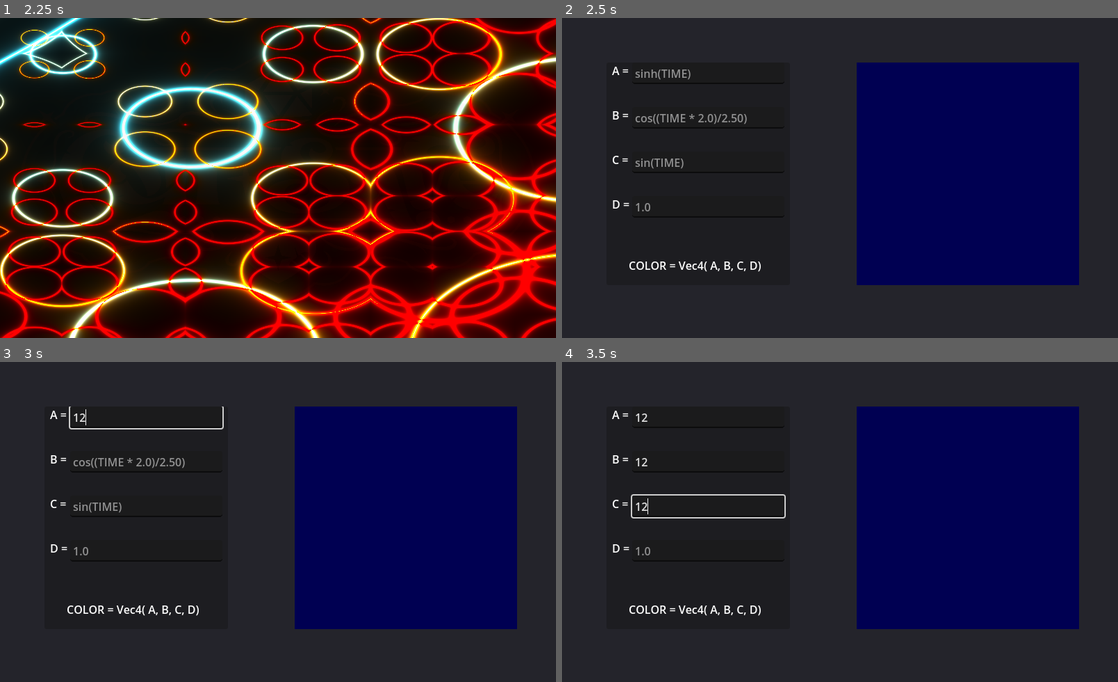
Above: before the commit, frames 1-4 (two rows, left to right).
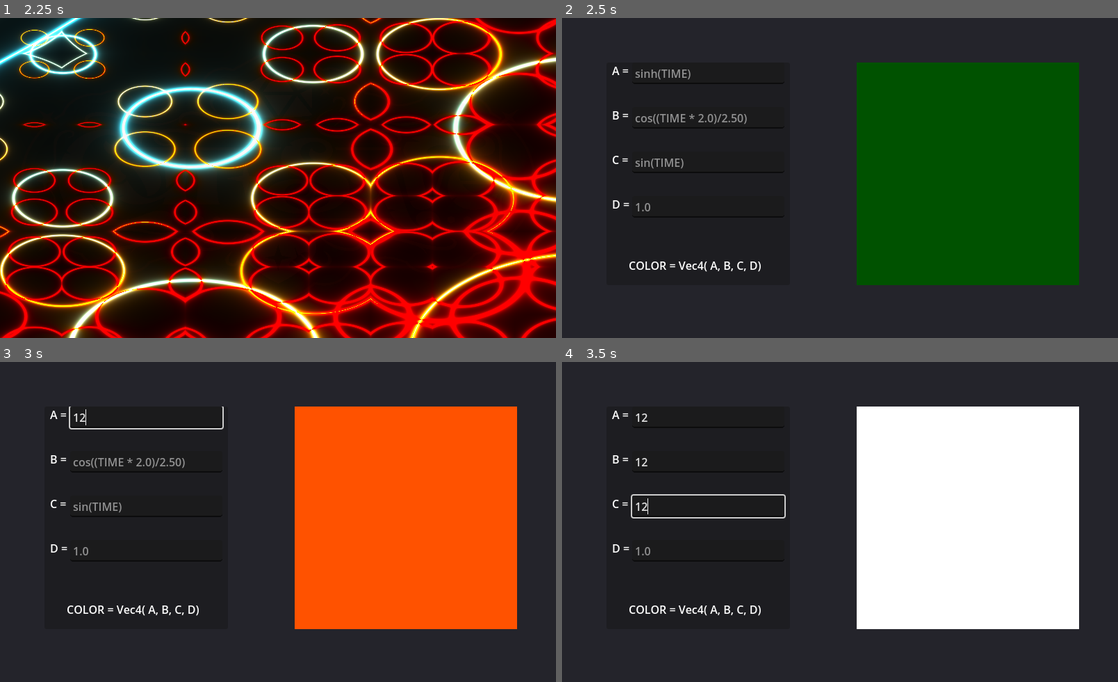
Above: after the commit, the same moments.

Repository: isandrocks/sandlot
Game: Godot game, scene res://Scene/Intro/Intro.tscn
Two runs of this game, one before a commit and one after it. Both use one fixed random seed, a clock stepped at 60 frames per second and the inputs below. Before the commit the project starts from res://Intro.tscn.
Inputs (mouse positions are in pixels of both pictures, inside the frame that each line leads up to):
- Up to frame 1 (2.25 s): click (278, 254) at 1.25 s
- Up to frame 2 (2.5 s): no input
- Up to frame 3 (3 s): click (144, 416) at 2.77 s; type "12" at 2.85 s
- Up to frame 4 (3.5 s): click (706, 461) at 3 s; type "12" at 3.08 s; click (706, 506) at 3.23 s; type "12" at 3.32 s

Frame 1 is identical in both runs. In frame 2, 28% of the frame differs, in the area x 53-93%, y 13-84%; in frame 3, 28%; in frame 4, 28%.

Commit message:
chore: Update README.md with additional features and considerations

Diff:
--- a/M_Menu.gd
+++ /dev/null
@@ -1,115 +0,0 @@
-extends Control
-
-signal A_Line_signal();
-signal B_Line_signal();
-signal C_Line_signal();
-signal D_Line_signal();
-
-var A_Text: float = 0.32
-var B_Text: float = 0.0
-var C_Text: float = 0.32
-var D_Text: float = 1.0
-var iTime: float = 0.0
-
-var A_Func: Expression = null
-var B_Func: Expression = null
-var C_Func: Expression = null
-var D_Func: Expression = null
-
-
-# Called when the node enters the scene tree for the first time.
-func _ready():
-	print(iTime)
-	$ColorRect.material.set_shader_parameter("A_text", A_Text)
-	$ColorRect.material.set_shader_parameter("B_text", B_Text)
-	$ColorRect.material.set_shader_parameter("C_text", C_Text)
-	$ColorRect.material.set_shader_parameter("D_text", D_Text)
-
-	A_Func = Expression.new()
-	B_Func = Expression.new()
-	C_Func = Expression.new()
-	D_Func = Expression.new()
-
-
-# Called every frame. 'delta' is the elapsed time since the previous frame.
-func _process(delta):
-
-	$ColorRect.material.set_shader_parameter("iTime", iTime)
-
-	if A_Func.has_execute_failed() == true or A_Func == null:
-		$ColorRect.material.set_shader_parameter("A_text", A_Text)
-	else :
-		$ColorRect.material.set_shader_parameter("A_text", A_Func.execute([iTime]))
-		print(A_Func.execute([iTime]))
-		print(iTime)
-
-	iTime += delta
-	if iTime > 1:
-		iTime = -1
-	return iTime
-
-
-# String to float parsing functions
-func get_A_Text_function() -> Expression:
-	print(iTime)
-	var new_function = Expression.new()
-	var error = new_function.parse($ItemList/A/A_Line.text, ["iTime"])
-	if $ItemList/A/A_Line.text.is_valid_float():
-		A_Text = $ItemList/A/A_Line.text.to_float()
-		return A_Func
-	elif error == OK and new_function != null:
-		new_function = get_function_from_string($ItemList/A/A_Line.text)
-		if new_function != null:
-			A_Text = new_function.execute([iTime])
-			return A_Func
-	else:
-		print("error: invalid A_Text")
-	return null
-
-func get_B_Text_function() -> float:
-	B_Text = $ItemList/B/B_Line.text
-	return B_Text
-
-func get_C_Text_function() -> float:
-	B_Text = $ItemList/C/C_Line.text
-	return C_Text
-
-func get_D_Text_function() -> float:
-	D_Text = $ItemList/D/D_Line.text
-	return D_Text
-
-
-func get_function_from_string(func_string: String) -> Expression:
-	var new_function = Expression.new()
-	var error = new_function.parse(func_string, ["iTime"])
-	if error == OK and new_function != null:
-		var value = new_function.execute([iTime], null, false)
-		if !new_function.has_execute_failed() and value != 0.0 and (value is float or value is int):
-			print(new_function.execute([iTime], null, false))
-			return new_function
-	print("error: invalid fucntion")
-	return null
-
-# Text changed signals
-func A_line_text_changed(text):
-	print(text)
-	if text.is_valid_float():
-		A_Text = text.to_float()
-	else:
-		A_Func = get_A_Text_function()
-
-
-
-func B_line_text_changed():
-	get_B_Text_function()
-	$ColorRect.material.set_shader_parameter("B_text", B_Text)
-
-
-func C_line_text_changed():
-	get_C_Text_function()
-	$ColorRect.material.set_shader_parameter("C_text", C_Text)
-
-
-func D_line_text_changed():
-	get_D_Text_function()
-	$ColorRect.material.set_shader_parameter("D_text", D_Text)
--- a/AnimationPlayer.gd
+++ b/Scene/Intro/AnimationPlayer.gd
@@ -13,6 +13,6 @@
 
 func _on_animation_finished(anim_name):
 	if anim_name.get_basename() == "next_screen":
-		get_tree().change_scene_to_file("res://M_Menu.tscn")
+		get_tree().change_scene_to_file("res://Scene/Main/M_Menu.tscn")
 	else:
 		pass
--- a/Intro.tscn
+++ b/Scene/Intro/Intro.tscn
@@ -1,13 +1,13 @@
 [gd_scene load_steps=13 format=3 uid="uid://bhntxeu16812n"]
 
-[ext_resource type="Shader" path="res://RedCircles.gdshader" id="1_irj0f"]
-[ext_resource type="Texture2D" uid="uid://b6jbf7xx1y2cn" path="res://consavelogo-01.png" id="2_t4no1"]
-[ext_resource type="Texture2D" uid="uid://dhegy63ljultd" path="res://favicon.png" id="3_oqgps"]
-[ext_resource type="Script" path="res://TextureButton.gd" id="4_jhvba"]
-[ext_resource type="Script" path="res://AnimationPlayer.gd" id="5_qtxpq"]
+[ext_resource type="Shader" path="res://Assets/Shaders/RedCircles.gdshader" id="1_7s485"]
+[ext_resource type="Texture2D" uid="uid://b6jbf7xx1y2cn" path="res://Assets/Img/consavelogo-01.png" id="2_g5h2k"]
+[ext_resource type="Texture2D" uid="uid://dhegy63ljultd" path="res://Assets/Img/favicon.png" id="3_ff3kv"]
+[ext_resource type="Script" path="res://Scene/Intro/TextureButton.gd" id="4_pus3y"]
+[ext_resource type="Script" path="res://Scene/Intro/AnimationPlayer.gd" id="5_x0edu"]
 
 [sub_resource type="ShaderMaterial" id="ShaderMaterial_8wpmk"]
-shader = ExtResource("1_irj0f")
+shader = ExtResource("1_7s485")
 
 [sub_resource type="CanvasTexture" id="CanvasTexture_l8sa8"]
 
@@ -239,7 +239,7 @@
 anchor_bottom = 1.0
 grow_horizontal = 2
 grow_vertical = 2
-texture = ExtResource("2_t4no1")
+texture = ExtResource("2_g5h2k")
 expand_mode = 2
 
 [node name="Heart_Button" type="TextureButton" parent="."]
@@ -254,16 +254,16 @@
 mouse_default_cursor_shape = 2
 disabled = true
 keep_pressed_outside = true
-texture_normal = ExtResource("3_oqgps")
-texture_pressed = ExtResource("3_oqgps")
-script = ExtResource("4_jhvba")
+texture_normal = ExtResource("3_ff3kv")
+texture_pressed = ExtResource("3_ff3kv")
+script = ExtResource("4_pus3y")
 
 [node name="AnimationPlayer" type="AnimationPlayer" parent="."]
 libraries = {
 "": SubResource("AnimationLibrary_gyf5p")
 }
 autoplay = "intro"
-script = ExtResource("5_qtxpq")
+script = ExtResource("5_x0edu")
 
 [connection signal="pressed" from="Heart_Button" to="Heart_Button" method="_on_pressed"]
 [connection signal="animation_finished" from="AnimationPlayer" to="AnimationPlayer" method="_on_animation_finished"]
--- /dev/null
+++ b/Scene/Main/M_Menu.gd
@@ -0,0 +1,162 @@
+extends Control
+
+# starting shader parameters
+var A_Text: float = 0.0
+var B_Text: float = 0.32
+var C_Text: float = 0.0
+var D_Text: float = 1.0
+var iTime: float = 0.0
+var direction: float = 1.0
+
+# setting the base type for functions
+var A_Func: Expression = null
+var B_Func: Expression = null
+var C_Func: Expression = null
+var D_Func: Expression = null
+
+
+# Called when the node enters the scene tree for the first time.
+func _ready():
+	print(iTime)
+	$ColorRect.material.set_shader_parameter("A_text", A_Text)
+	$ColorRect.material.set_shader_parameter("B_text", B_Text)
+	$ColorRect.material.set_shader_parameter("C_text", C_Text)
+	$ColorRect.material.set_shader_parameter("D_text", D_Text)
+
+
+# Called every frame. 'delta' is the elapsed time since the previous frame.
+func _process(delta):
+
+	$ColorRect.material.set_shader_parameter("iTime", iTime)
+
+	if A_Func == null:
+		$ColorRect.material.set_shader_parameter("A_text", A_Text)
+	else :
+		if A_Func.execute([iTime]) != null:
+			$ColorRect.material.set_shader_parameter("A_text", A_Func.execute([iTime]))
+
+	if B_Func == null:
+		$ColorRect.material.set_shader_parameter("B_text", B_Text)
+	else:
+		if B_Func.execute([iTime]) != null:
+			$ColorRect.material.set_shader_parameter("B_text", B_Func.execute([iTime]))
+
+	if C_Func == null:
+		$ColorRect.material.set_shader_parameter("C_text", C_Text)
+	else:
+		if C_Func.execute([iTime]) != null:
+			$ColorRect.material.set_shader_parameter("C_text", C_Func.execute([iTime]))
+
+	if D_Func == null:
+		$ColorRect.material.set_shader_parameter("D_text", D_Text)
+	else:
+		if D_Func.execute([iTime]) != null:
+			$ColorRect.material.set_shader_parameter("D_text", D_Func.execute([iTime]))
+
+	iTime += delta * direction
+
+	# Reverse the direction if iTime reaches 0.0 or 1.0
+	if iTime >= 1.0:
+			iTime = 1.0
+			direction = -1.0
+	elif iTime <= 0.0:
+			iTime = 0.0
+			direction = 1.0
+
+	return iTime
+
+
+# String to expression parsing functions
+func get_A_Text_function():
+
+	# Create a new Expression instance
+	var new_function = Expression.new()
+	var error = new_function.parse($ItemList/A/A_Line.text, ["iTime"])
+
+	# Check if the text is a valid float or integer
+	if $ItemList/A/A_Line.text.is_valid_float() or $ItemList/A/A_Line.text.is_valid_int():
+		A_Text = $ItemList/A/A_Line.text.to_float()
+		return A_Text
+	elif error == OK:
+		# Check if the parsed expression is valid and has not failed execution
+		if new_function != null and not new_function.has_execute_failed():
+			A_Func = new_function
+			return A_Func
+
+	return null  # Return null if none of the conditions are met
+
+
+func get_B_Text_function():
+	var new_function = Expression.new()
+	var error = new_function.parse($ItemList/B/B_Line.text, ["iTime"])
+
+	if $ItemList/B/B_Line.text.is_valid_float() or $ItemList/B/B_Line.text.is_valid_int():
+		B_Text = $ItemList/B/B_Line.text.to_float()
+		return B_Text
+	elif error == OK:
+		if new_function != null and not new_function.has_execute_failed():
+			B_Func = new_function
+			return B_Func
+
+	return null
+
+func get_C_Text_function():
+	var new_function = Expression.new()
+	var error = new_function.parse($ItemList/C/C_Line.text, ["iTime"])
+
+	if $ItemList/C/C_Line.text.is_valid_float() or $ItemList/C/C_Line.text.is_valid_int():
+		C_Text = $ItemList/C/C_Line.text.to_float()
+		return C_Text
+	elif error == OK:
+		if new_function != null and not new_function.has_execute_failed():
+			C_Func = new_function
+			return C_Func
+
+	return null
+
+func get_D_Text_function():
+	var new_function = Expression.new()
+	var error = new_function.parse($ItemList/D/D_Line.text, ["iTime"])
+
+	if $ItemList/D/D_Line.text.is_valid_float() or $ItemList/D/D_Line.text.is_valid_int():
+		D_Text = $ItemList/D/D_Line.text.to_float()
+		return D_Text
+	elif error == OK:
+		if new_function != null and not new_function.has_execute_failed():
+			D_Func = new_function
+			return D_Func
+
+	return null
+
+# Text changed signals
+func A_line_text_changed(text):
+	print(text)
+	if text.is_valid_float() or text.is_valid_int():
+		A_Text = text.to_float()
+		A_Func = null
+	else:
+		A_Func = get_A_Text_function()
+
+func B_line_text_changed(text):
+	print(text)
+	if text.is_valid_float() or text.is_valid_int():
+		B_Text = text.to_float()
+		B_Func = null
+	else:
+		B_Func = get_B_Text_function()
+
+func C_line_text_changed(text):
+	print(text)
+	if text.is_valid_float() or text.is_valid_int():
+		C_Text = text.to_float()
+		C_Func = null
+	else:
+		C_Func = get_C_Text_function()
+
+func D_line_text_changed(text):
+	print(text)
+	if text.is_valid_float() or text.is_valid_int():
+		D_Text = text.to_float()
+		D_Func = null
+	else:
+		D_Func = get_D_Text_function()
--- a/M_Menu.tscn
+++ b/Scene/Main/M_Menu.tscn
@@ -1,11 +1,11 @@
 [gd_scene load_steps=9 format=3 uid="uid://uh55o3k7n7me"]
 
-[ext_resource type="Script" path="res://M_Menu.gd" id="1_b022v"]
-[ext_resource type="Shader" path="res://M_MenuBG.gdshader" id="1_cwcbc"]
-[ext_resource type="Shader" path="res://M_Menu.gdshader" id="3_tnu2m"]
+[ext_resource type="Script" path="res://Scene/Main/M_Menu.gd" id="1_7if72"]
+[ext_resource type="Shader" path="res://Assets/Shaders/M_MenuBG.gdshader" id="2_p8tvr"]
+[ext_resource type="Shader" path="res://Assets/Shaders/M_Menu.gdshader" id="3_8r1q3"]
 
 [sub_resource type="ShaderMaterial" id="ShaderMaterial_13f76"]
-shader = ExtResource("1_cwcbc")
+shader = ExtResource("2_p8tvr")
 
 [sub_resource type="CanvasTexture" id="CanvasTexture_2v6lb"]
 
@@ -18,7 +18,7 @@
 }
 
 [sub_resource type="ShaderMaterial" id="ShaderMaterial_db55i"]
-shader = ExtResource("3_tnu2m")
+shader = ExtResource("3_8r1q3")
 shader_parameter/iTime = null
 shader_parameter/A_text = null
 shader_parameter/B_text = null
@@ -32,7 +32,7 @@
 anchor_bottom = 1.0
 grow_horizontal = 2
 grow_vertical = 2
-script = ExtResource("1_b022v")
+script = ExtResource("1_7if72")
 metadata/_edit_use_anchors_ = true
 
 [node name="MM_Background" type="TextureRect" parent="."]
--- a/project.godot
+++ b/project.godot
@@ -11,9 +11,9 @@
 [application]
 
 config/name="Sand Lot"
-run/main_scene="res://Intro.tscn"
+run/main_scene="res://Scene/Intro/Intro.tscn"
 config/features=PackedStringArray("4.2", "Forward Plus")
-config/icon="res://favicon.png"
+config/icon="res://Assets/Img/favicon.png"
 
 [display]
 
Renamed: ComfyUI_temp_plmyb_00011_.png -> Assets/Img/ComfyUI_temp_plmyb_00011_.png
Not shown, changed: Assets/Img/ComfyUI_temp_plmyb_00011_.png.import
Renamed: ConSavelogo-02.png -> Assets/Img/ConSavelogo-02.png
Not shown, changed: Assets/Img/ConSavelogo-02.png.import
Renamed: ConSavelogo-03.png -> Assets/Img/ConSavelogo-03.png
Not shown, changed: Assets/Img/ConSavelogo-03.png.import
Renamed: ConSavelogo-04.png -> Assets/Img/ConSavelogo-04.png
Not shown, changed: Assets/Img/ConSavelogo-04.png.import
Renamed: button.bmp -> Assets/Img/button.bmp
Not shown, changed: Assets/Img/button.bmp.import
Renamed: consavelogo-01.png -> Assets/Img/consavelogo-01.png
Not shown, changed: Assets/Img/consavelogo-01.png.import
(and 11 more such lines)
